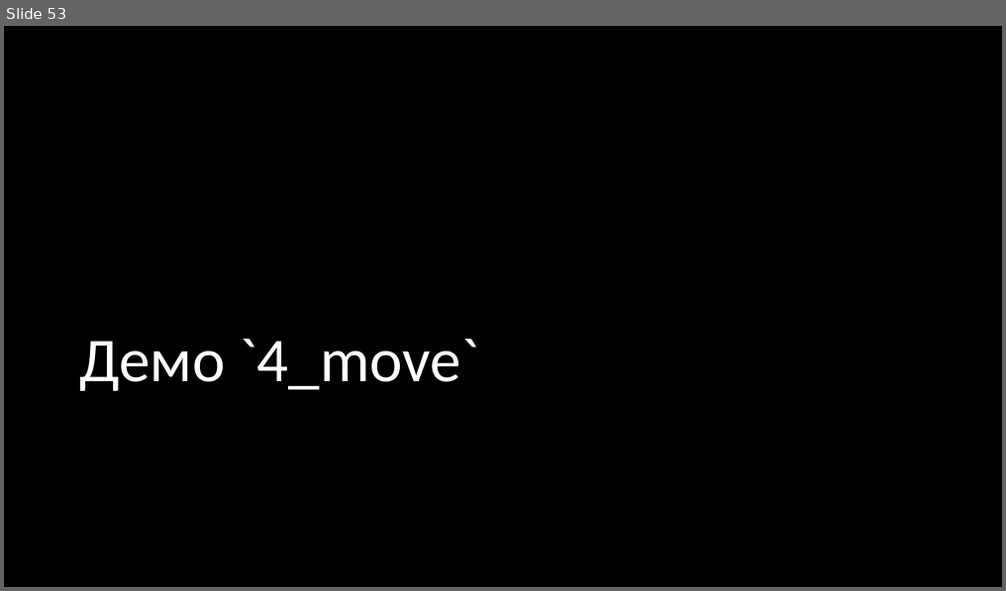
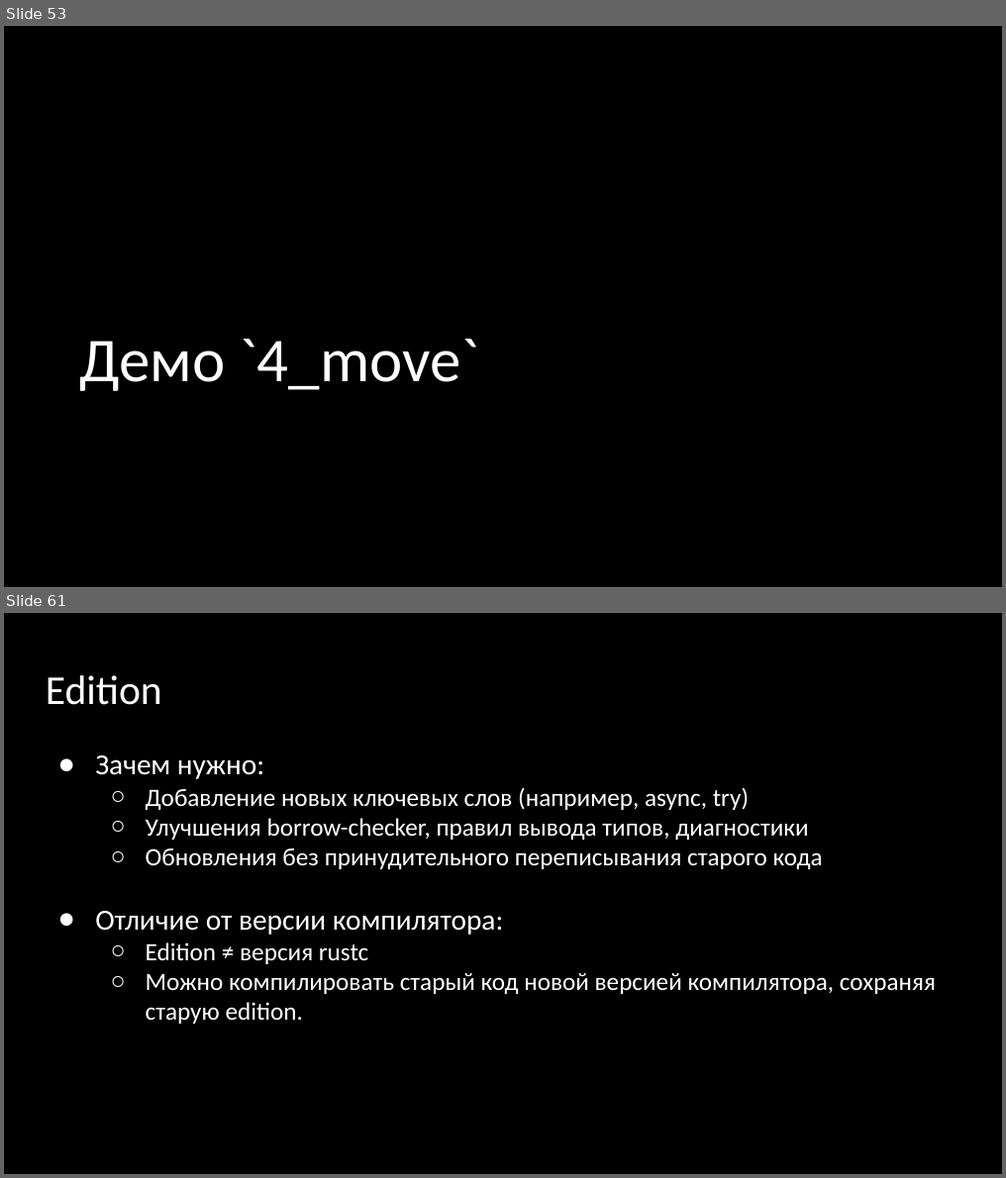
Before and after one commit to Gordon01/learn-rust, a slide deck: keynotes/Rust 2024.pptx. Shown one above the other, each under a label of ours: slide 53 before the commit, slides 53 and 61 after it; the slides between them are not shown. The pictures are 1006x591 and 1006x1178 pixels, drawn with LibreOffice and Linux fonts; fonts in the diff are those of the drawing. Boxes give left, top, right and bottom in pixels: in the first picture for what was removed or moved away, otherwise in the second. Text is boxed around its words. In the diff, an @@ line names an element or a change of style, - is before the commit and + after.

```diff
--- a/keynotes/Rust 2024.pptx
+++ b/keynotes/Rust 2024.pptx
@@ slide 61 added at (x1=4, y1=613, x2=1002, y2=1174), background #000000 @@
@@ title added at (x1=46, y1=675, x2=162, y2=705), 39.6 pt, text #FFFFFF @@
+Edition
@@ text added at (x1=95, y1=756, x2=936, y2=1024), 24 pt, text #FFFFFF @@
+● Зачем нужно:
+  ○ Добавление новых ключевых слов (например, async, try)
+  ○ Улучшения borrow-checker, правил вывода типов, диагностики
+  ○ Обновления без принудительного переписывания старого кода
+● Отличие от версии компилятора:
+  ○ Edition ≠ версия rustc
+  ○ Можно компилировать старый код новой версией компилятора, сохраняя старую edition.
```
Also in this commit, not shown: 6 slides changed, 8 other slides added, 1 slide removed.
